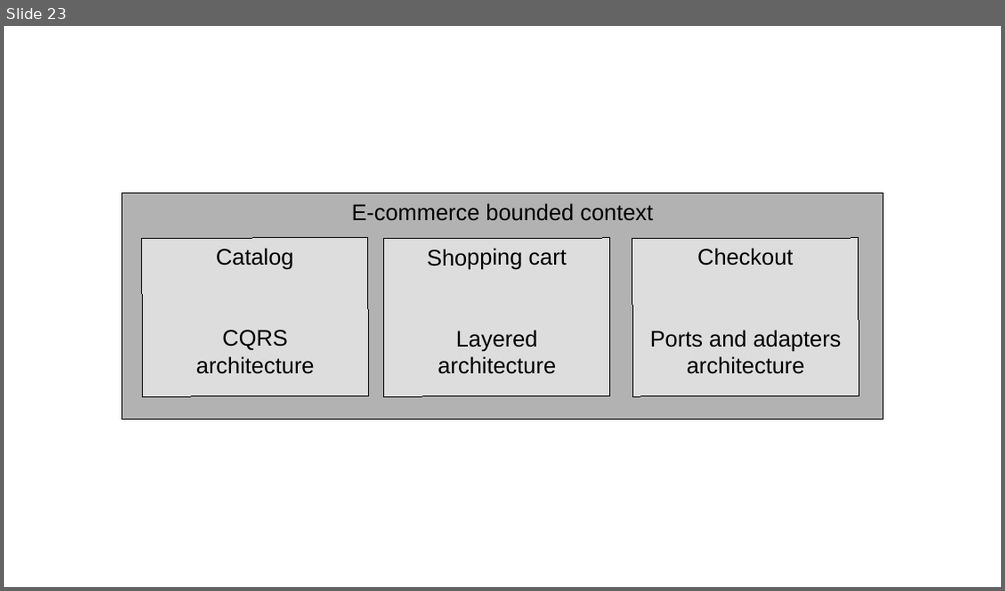
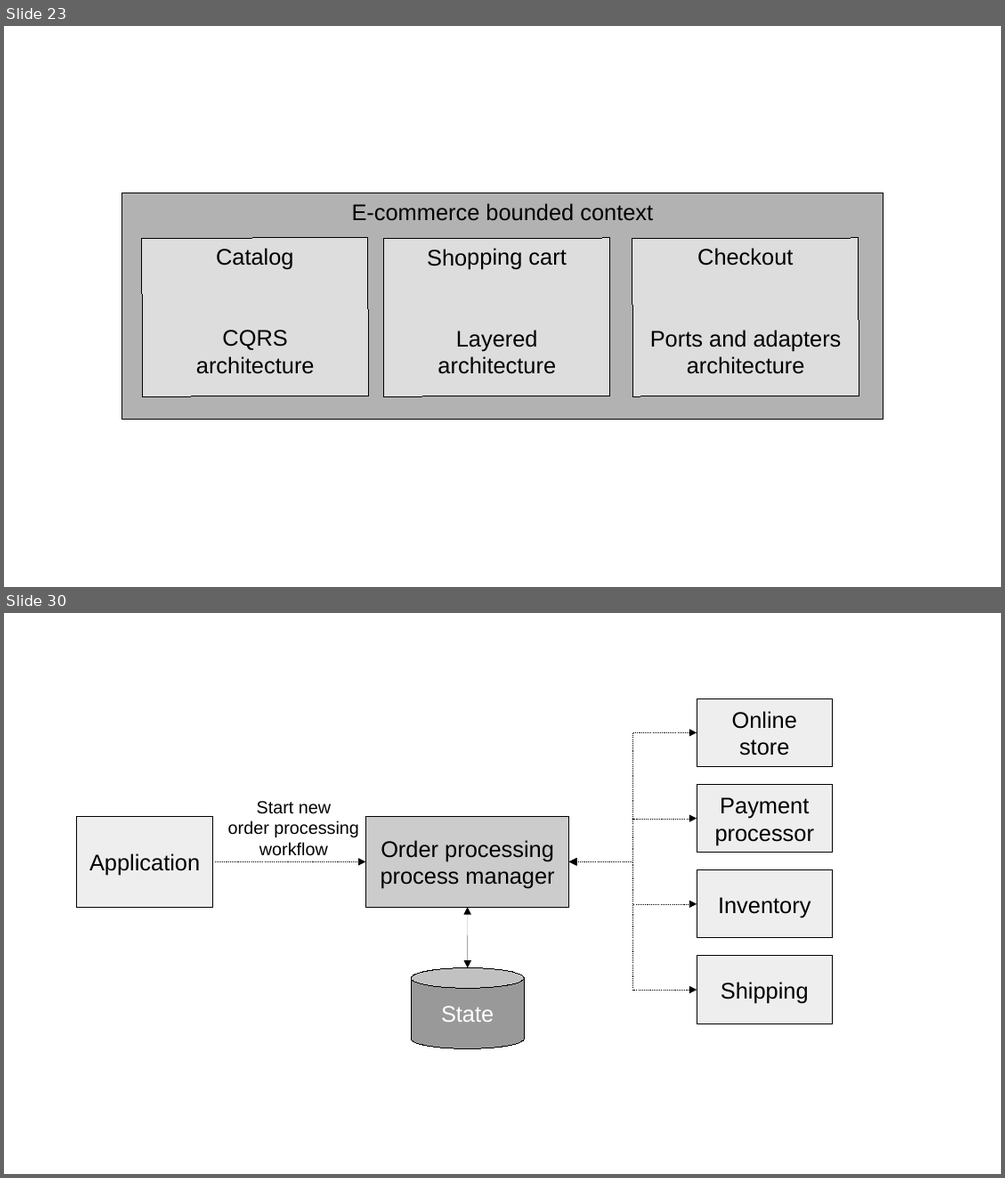
Before and after one commit to megakevin/end-point-blog, a slide deck: 2025/09/high-level-system-analysis-and-design-ddd-part-1/diagrams.odp. Shown one above the other, each under a label of ours: slide 23 before the commit, slides 23 and 30 after it; the slides between them are not shown. The pictures are 1005x591 and 1005x1178 pixels, drawn with LibreOffice and Linux fonts; fonts in the diff are those of the drawing. Boxes give left, top, right and bottom in pixels: in the first picture for what was removed or moved away, otherwise in the second. Text is boxed around its words. In the diff, an @@ line names an element or a change of style, - is before the commit and + after.

```diff
--- a/2025/09/high-level-system-analysis-and-design-ddd-part-1/diagrams.odp
+++ b/2025/09/high-level-system-analysis-and-design-ddd-part-1/diagrams.odp
@@ slide 30 added at (4,613,1001,1174), background #FFFFFF @@
@@ rectangle added at (53,681,859,1065), fill #FFFFFF, outline #FFFFFF 0 pt @@
@@ rectangle added at (697,699,833,767), fill #EEEEEE, outline #000000 0 pt, 18 pt, text #000000 @@
+Online store
@@ elbow double arrow added from (569, 861) to (697, 732), #000000 0 pt dashed @@
@@ rectangle added at (697,785,833,852), fill #EEEEEE, outline #000000 0 pt, 18 pt, text #000000 @@
+Payment processor
@@ rectangle added at (77,817,213,907), fill #EEEEEE, outline #000000 0 pt, 18 pt, text #000000 @@
+Application
@@ text added at (228,801,359,856), 14 pt, text #000000 @@
+Start new
+order processing
+workflow
@@ rectangle added at (366,817,569,907), fill #CCCCCC, outline #000000 0 pt, 18 pt, text #000000 @@
+Order processing process manager
@@ elbow double arrow added from (569, 861) to (697, 819), #000000 0 pt dashed @@
@@ arrow added from (213, 861) to (366, 861), #000000 0 pt dashed @@
@@ elbow double arrow added from (569, 861) to (697, 904), #000000 0 pt dashed @@
@@ elbow double arrow added from (569, 861) to (697, 989), #000000 0 pt dashed @@
@@ rectangle added at (697,870,833,938), fill #EEEEEE, outline #000000 0 pt, 18 pt, text #000000 @@
+Inventory
@@ double arrow added from (467, 907) to (468, 967), #000000 0 pt @@
@@ rectangle added at (697,956,833,1023), fill #EEEEEE, outline #000000 0 pt, 18 pt, text #000000 @@
+Shipping
@@ cylinder added at (411,967,524,1048), fill #999999, outline #000000 0 pt, 18 pt, text #FFFFFF @@
+State
```
Also in this commit, not shown: 6 other slides added, 8 other files.
